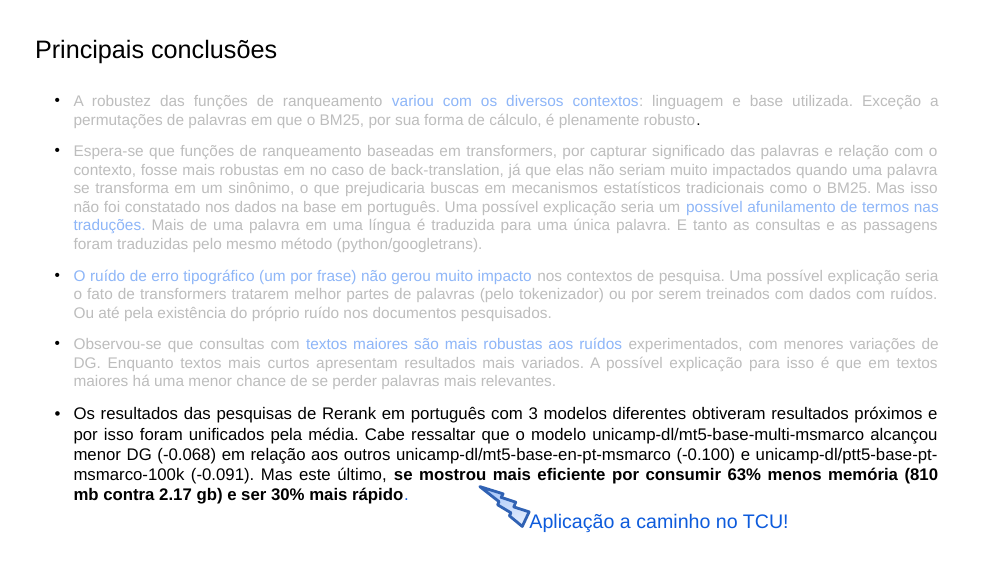
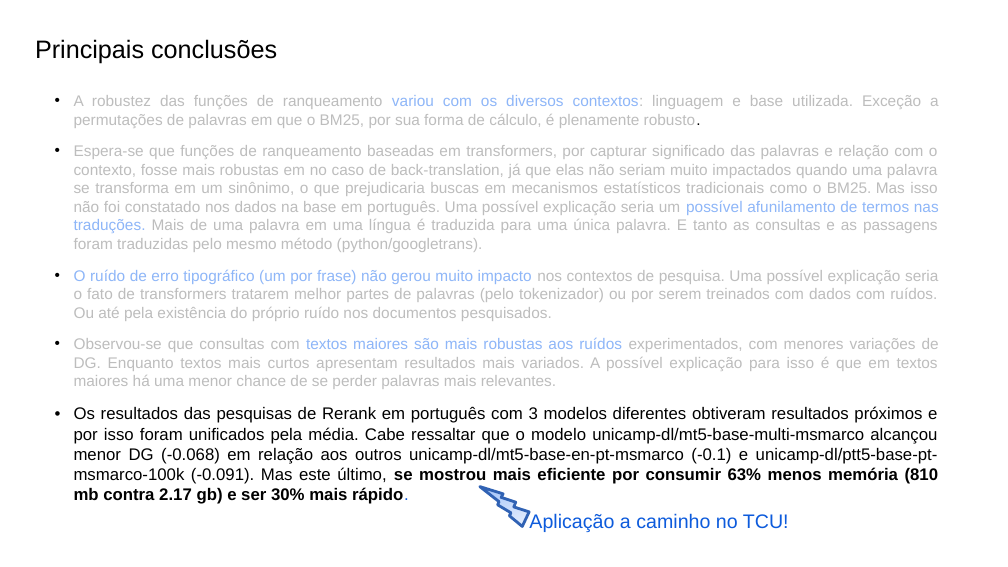
Before and after one commit to leonardo3108/robustez-query, a slide deck: slide 14 of docs/presentations/Apresentação final - 20211209.pptx. Drawn at 1008x567 pixels with LibreOffice and Linux fonts; fonts in the diff are those of the drawing. Boxes give left, top, right and bottom in pixels: in the first picture for what was removed or moved away, otherwise in the second. Text is boxed around its words. In the diff, an @@ line names an element or a change of style, - is before the commit and + after.

Commit message:
apresentação final

```diff
--- a/docs/presentations/Apresentação final - 20211209.pptx
+++ b/docs/presentations/Apresentação final - 20211209.pptx
@@ text at <box>74,406,939,504</box>: text changed @@
-• Os resultados das pesquisas de Rerank em português com 3 modelos diferentes obtiveram resultados próximos e por isso foram unificados pela média. Cabe ressaltar que o modelo unicamp-dl/mt5-base-multi-msmarco alcançou menor DG (-0.068) em relação aos outros unicamp-dl/mt5-base-en-pt-msmarco (-0.100) e unicamp-dl/ptt5-base-pt-msmarco-100k (-0.091). Mas este último, se mostrou mais eficiente por consumir 63% menos memória (810 mb contra 2.17 gb) e ser 30% mais rápido.
+• Os resultados das pesquisas de Rerank em português com 3 modelos diferentes obtiveram resultados próximos e por isso foram unificados pela média. Cabe ressaltar que o modelo unicamp-dl/mt5-base-multi-msmarco alcançou menor DG (-0.068) em relação aos outros unicamp-dl/mt5-base-en-pt-msmarco (-0.1) e unicamp-dl/ptt5-base-pt-msmarco-100k (-0.091). Mas este último, se mostrou mais eficiente por consumir 63% menos memória (810 mb contra 2.17 gb) e ser 30% mais rápido.
```
Also in this commit, not shown: 1 other slide changed.
